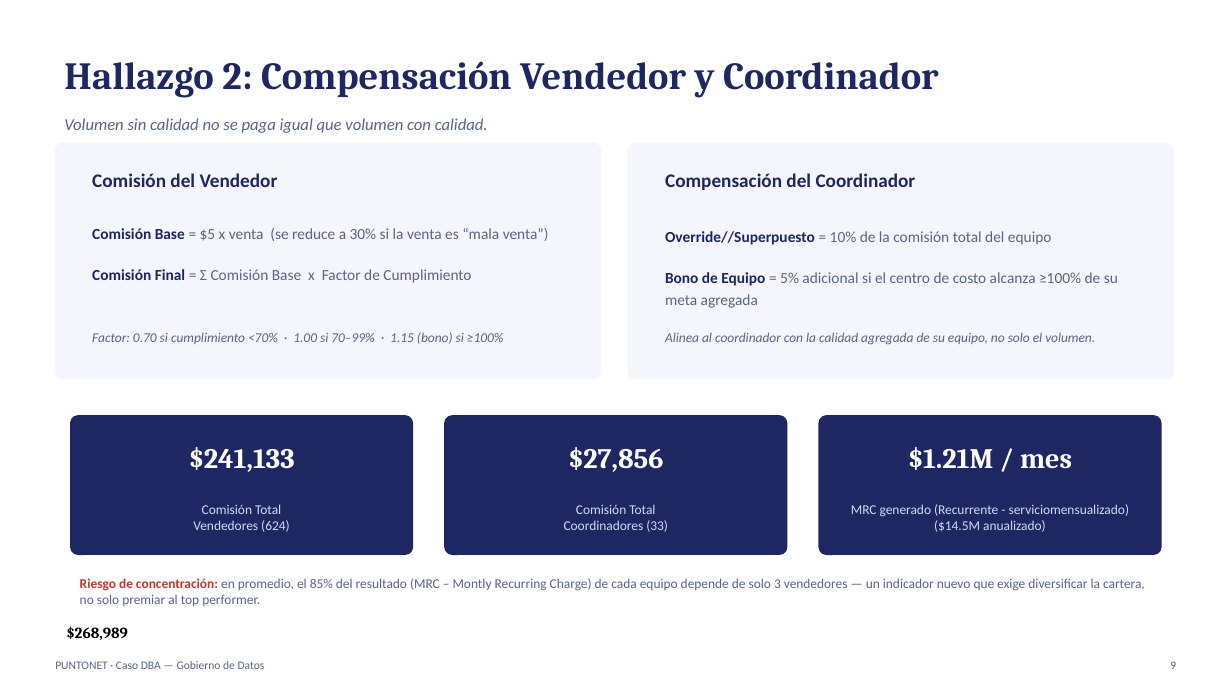
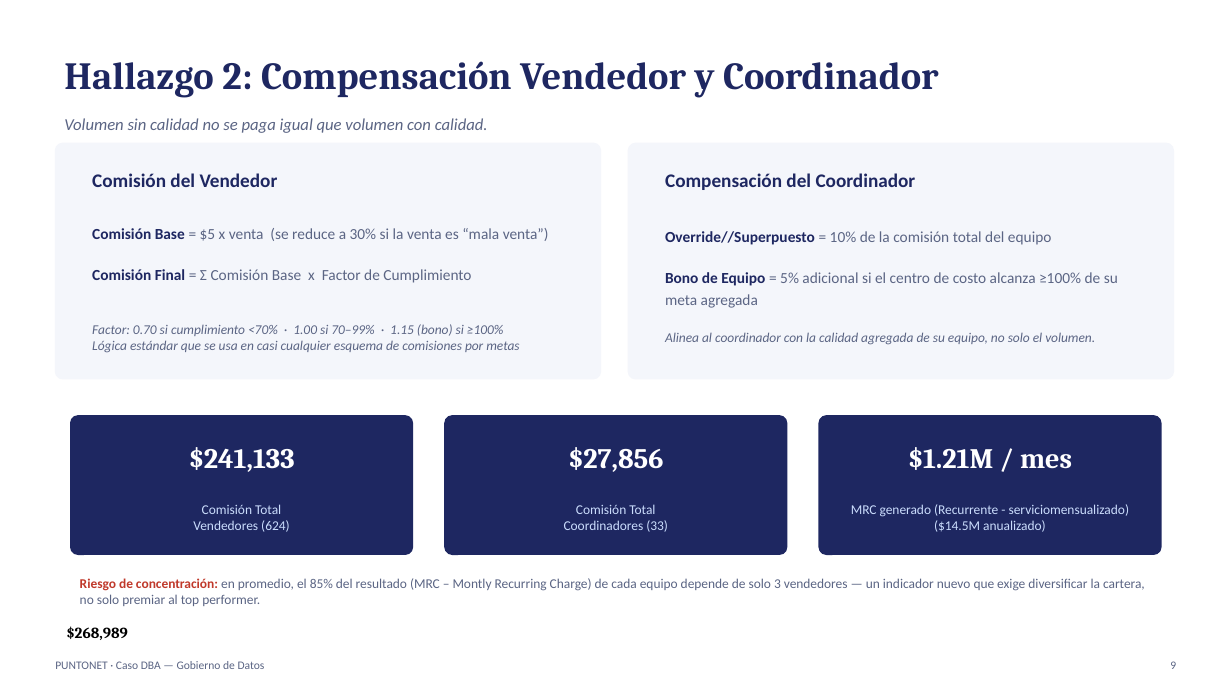
Before and after one commit to sandravillamarin89-hash/dashboard-dba-puntonet, a slide deck: slide 9 of Defensa_Caso_DBA_PuntoNet.pptx. Drawn at 1232x693 pixels with LibreOffice and Linux fonts; fonts in the diff are those of the drawing. Boxes give left, top, right and bottom in pixels: in the first picture for what was removed or moved away, otherwise in the second. Text is boxed around its words. In the diff, an @@ line names an element or a change of style, - is before the commit and + after.

```diff
--- a/Defensa_Caso_DBA_PuntoNet.pptx
+++ b/Defensa_Caso_DBA_PuntoNet.pptx
@@ text at (92,324,519,353): text changed @@
-Factor: 0.70 si cumplimiento <70% · 1.00 si 70–99% · 1.15 (bono) si ≥100%
+Factor: 0.70 si cumplimiento <70% · 1.00 si 70–99% · 1.15 (bono) si ≥100%
+Lógica estándar que se usa en casi cualquier esquema de comisiones por metas
```
Also in this commit, not shown: 8 other slides changed.
